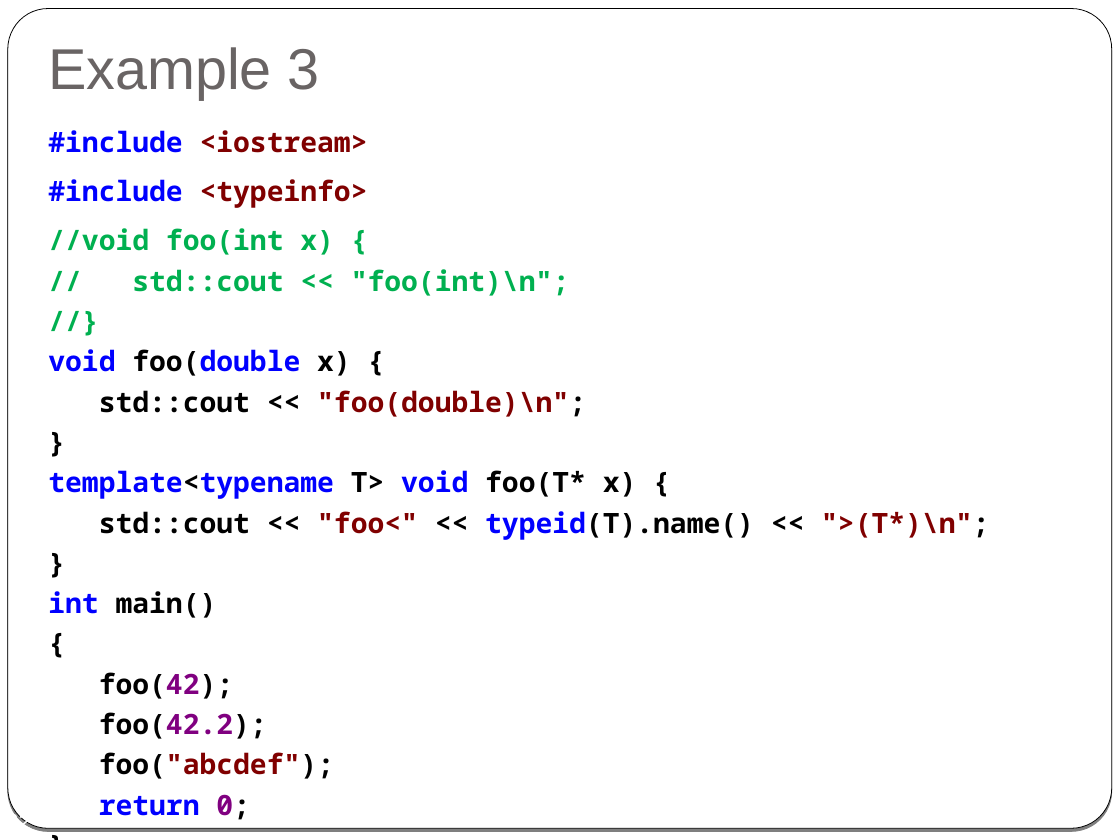
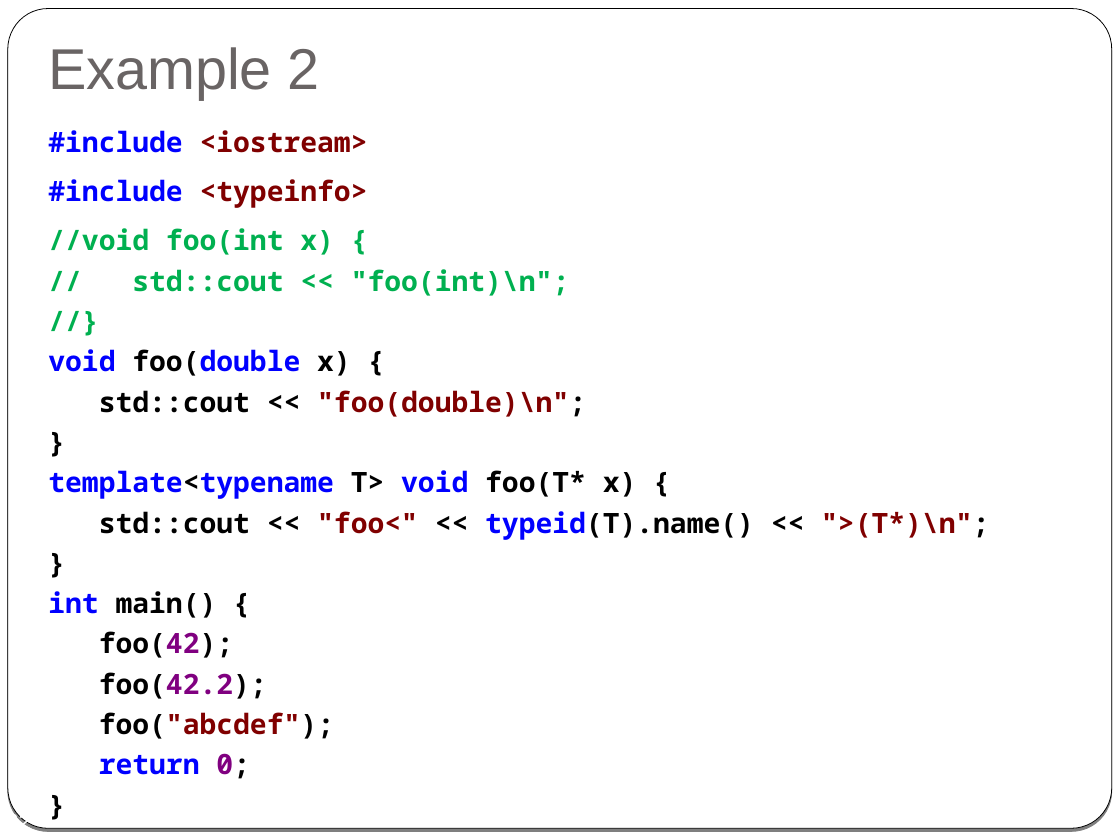
Before and after one commit to cpp-at-ariel/cpp-5778, a slide deck: slide 22 of week08-templates/slides.odp. Drawn at 1120x840 pixels with LibreOffice and Linux fonts; fonts in the diff are those of the drawing. Boxes give left, top, right and bottom in pixels: in the first picture for what was removed or moved away, otherwise in the second. Text is boxed around its words. In the diff, an @@ line names an element or a change of style, - is before the commit and + after.

```diff
--- a/week08-templates/slides.odp
+++ b/week08-templates/slides.odp
@@ title at box(48, 47, 320, 100): text changed @@
-Example 3
+Example 2
@@ text "#include <iostream>" rewrapped from box(48, 130, 989, 820) to box(48, 130, 989, 779) @@
```
Also in this commit, not shown: 8 other slides changed, 7 other files.
